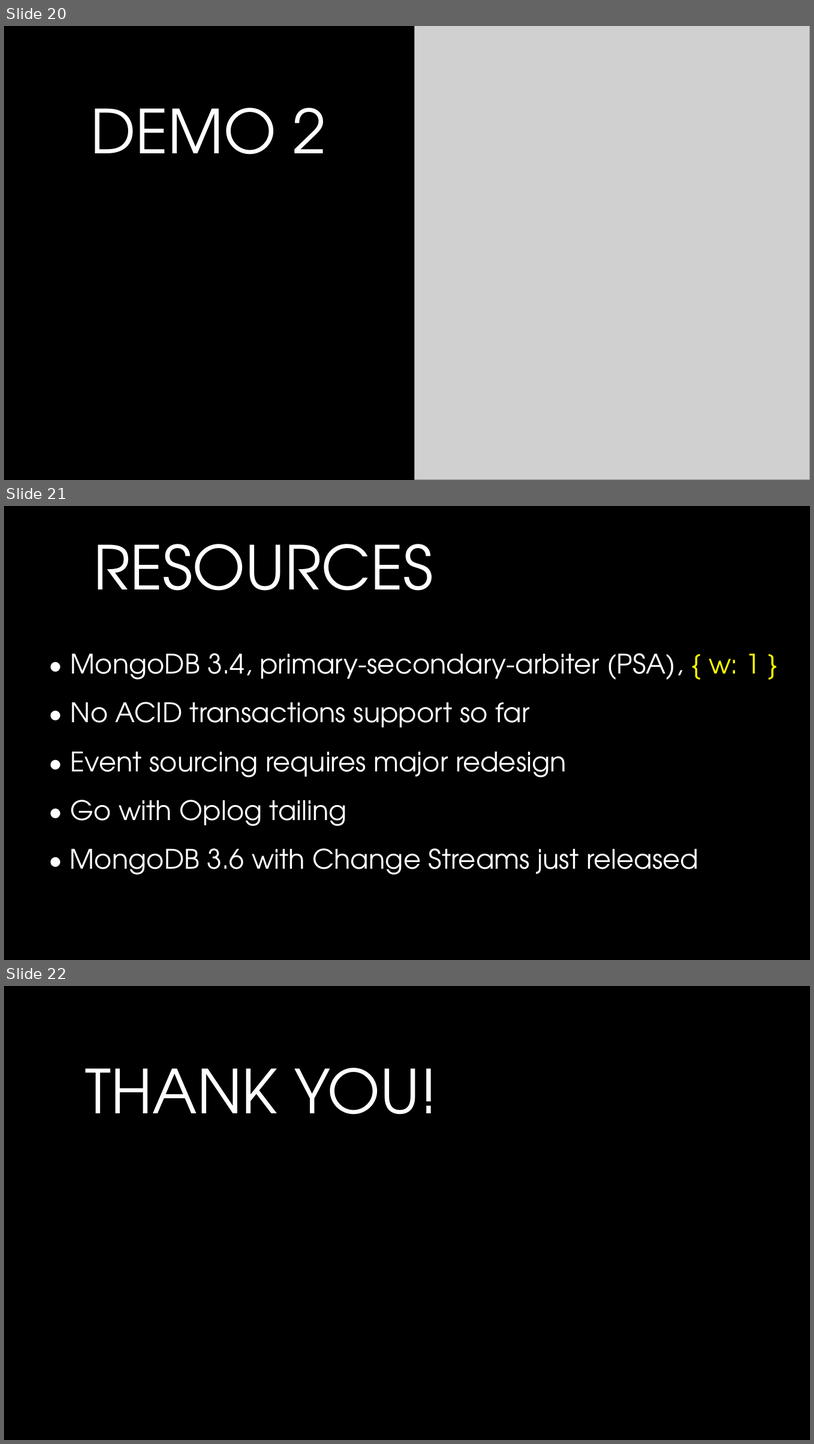
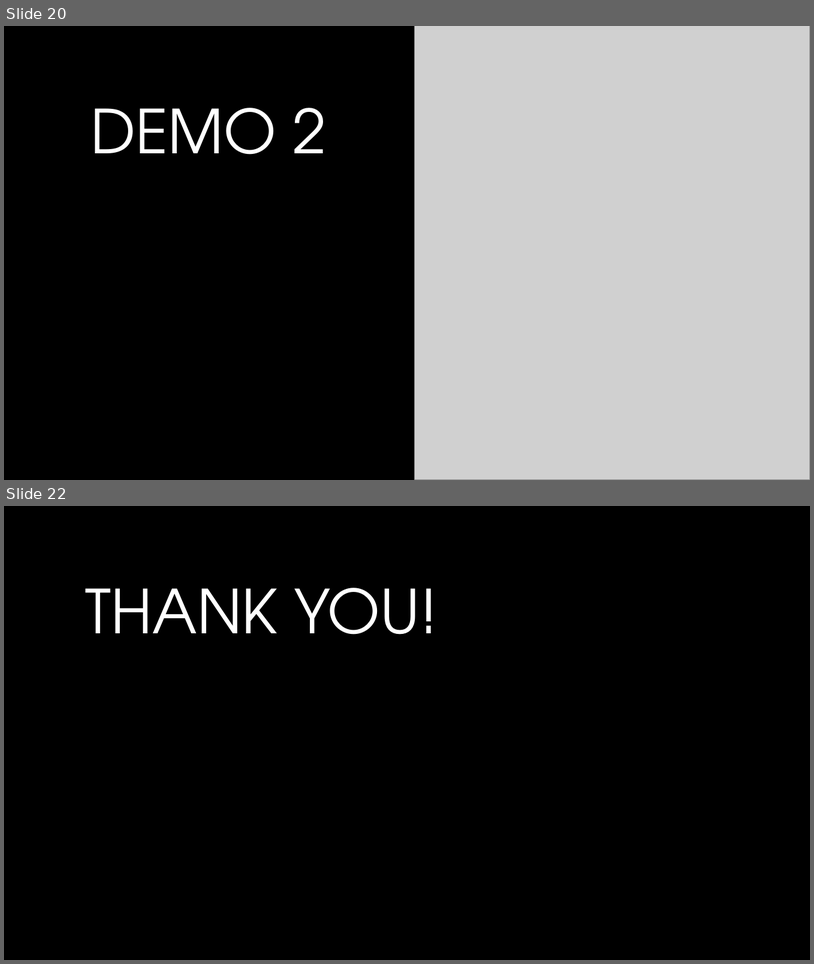
Before and after one commit to andrii-litvinov/event-driven-mongodb, a slide deck: t18-event-mongodb.pptx. Shown one above the other, each under a label of ours: slides 20, 21 and 22 before the commit, slides 20 and 22 after it; the slides between them are not shown. The pictures are 814x1444 and 814x964 pixels, drawn with LibreOffice and Linux fonts; fonts in the diff are those of the drawing; grey boxes stand for pictures; background and template pictures are left out. Boxes give left, top, right and bottom in pixels: in the first picture for what was removed or moved away, otherwise in the second. Text is boxed around its words. In the diff, an @@ line names an element or a change of style, - is before the commit and + after.

```diff
--- a/t18-event-mongodb.pptx
+++ b/t18-event-mongodb.pptx
@@ slide 21 removed at (4, 506, 810, 960), background picture (left out) @@
@@ title removed at (93, 544, 433, 591) @@
-RESOURCES
@@ text removed at (71, 653, 761, 679) @@
-• MongoDB 3.4, primary-secondary-arbiter (PSA), { w: 1 }
@@ text removed at (71, 702, 530, 727) @@
-• No ACID transactions support so far
@@ text removed at (71, 751, 567, 777) @@
-• Event sourcing requires major redesign
@@ text removed at (71, 799, 347, 826) @@
-• Go with Oplog tailing
@@ text removed at (70, 848, 699, 874) @@
-• MongoDB 3.6 with Change Streams just released
```
Also in this commit, not shown: 1 slide added.
